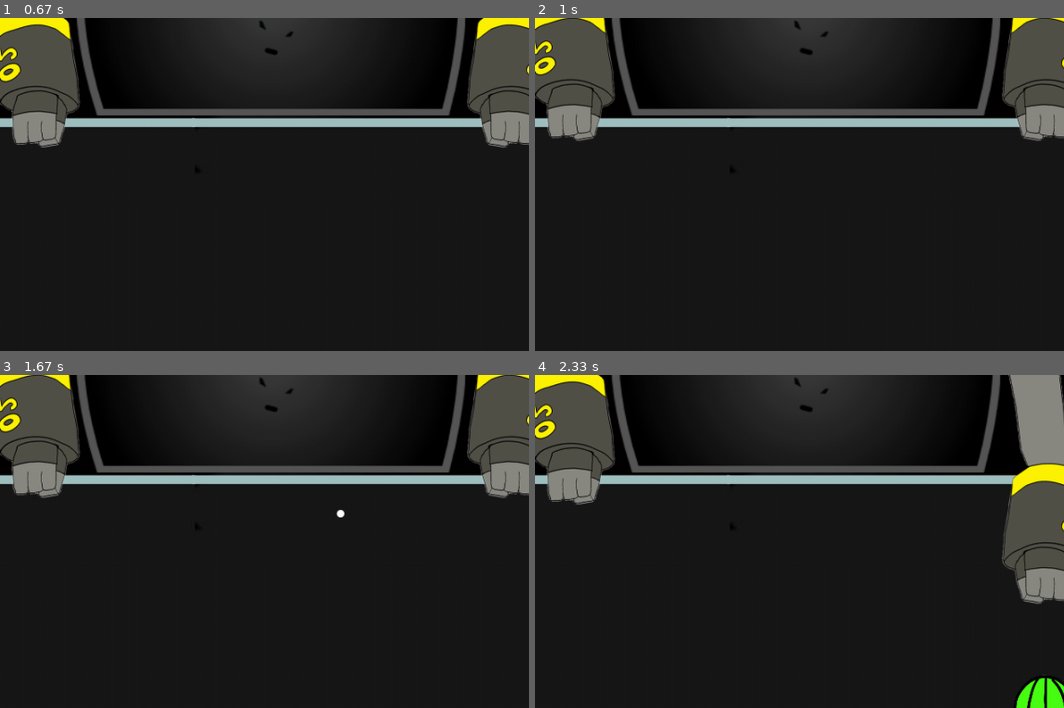
Above: before the commit, frames 1-4 (two rows, left to right).
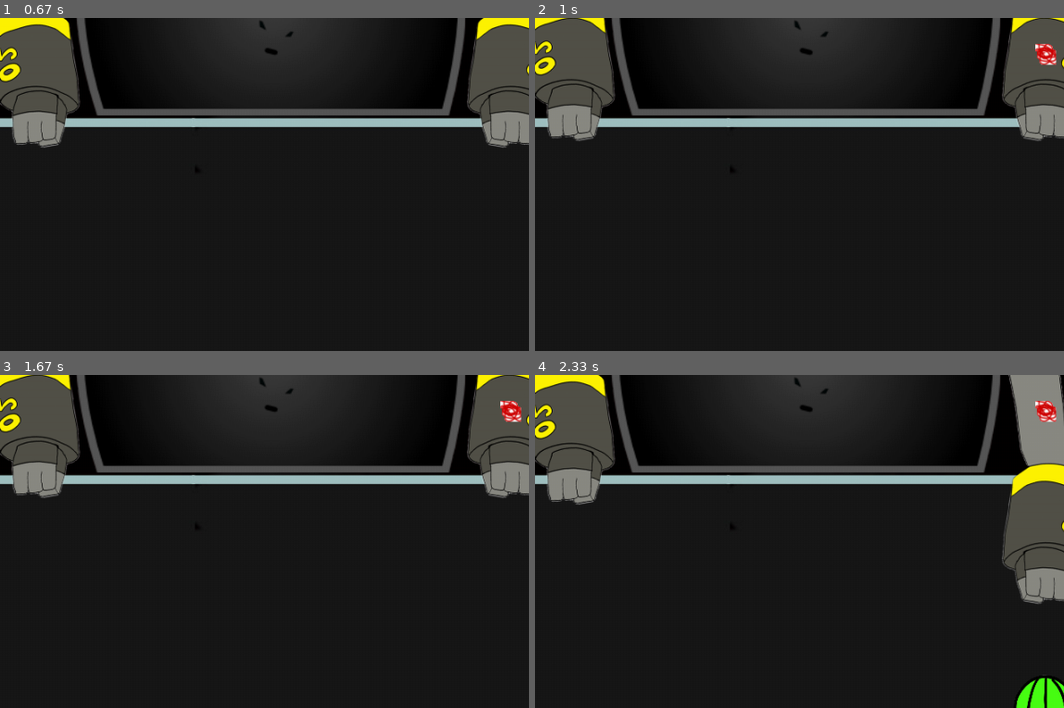
Above: after the commit, the same moments.

Repository: ss-hyun/Chilbo_pygame_pj
Game: pygame game, started from main.py
Two runs of this game, one before a commit and one after it. Both use one fixed random seed, a clock stepped at 60 frames per second and the inputs below.
Inputs (mouse positions are % of the whole screen's width and height, from its top left):
- Up to frame 1 (0.67 s): click (39, 58) at 0.38 s
- Up to frame 2 (1 s): hold Z from 0.67 s (still down); hold Right from 0.67 s (still down)
- Up to frame 3 (1.67 s): release Z at 1.13 s; release Right at 1.13 s; tap A at 1.17 s; hold Right from 1.5 s (still down); tap Z at 1.57 s
- Up to frame 4 (2.33 s): tap Z at 1.87, 2.07 s; release Right at 1.97 s; hold Up 2-2.3 s; tap Right Ctrl at 2.15 s
The pictures show only the part of the screen within x 24-74%, y 21-71%; the shares and areas given below are measured in that part.

Frame 1 is identical in both runs. In frame 2, 0.2% of the frame differs, in the area x 94-99%, y 7-15%; in frame 3, 0.3%, in the area x 63-99%, y 7-43%; in frame 4, 0.2%.

Commit message:
boss attack

Diff:
--- a/stage1.py
+++ b/stage1.py
@@ -252,12 +252,12 @@
     for event in game.event_key:
         if event.type == pygame.KEYDOWN:
             if event.key == pygame.K_z:
-                if l == 1:
-                    pass
-                if l == 2:
-                    pass
-                if l == 2:
-                    pass
+                atk = stage_template.Spherical_Attack(ch.atk_list[0][0], ch.atk_list[0][1], ch.atk_list[0][2], [ ch.pos[0]+100 , ch.pos[1]+200 ], monster_attack_move)
+                game.monster_attack.append(atk)
+                atk.save_var['d'] = l
+
+def monster_attack_move(ch, game):
+    return True
 
 
 def laser_field1_start(ch, game):
@@ -273,7 +273,8 @@
     bg_image = pygame.image.load(path + "/image/boss_stage_test.jpg")
 
     # attack info : ( image path, damage, range )
-    user_atk_info = [ [ "/image/bullet.png", 1,9 ] ]
+    user_atk_info = [ [ "/image/bullet.png", 1, 9 ] ]
+    forceps_atk_info = [ ["/image/gugu.png", 1, 10] ]
 
     # character info : (name, relative path list, function list, attack image path, attack info list, group)
     # # name : character name
@@ -286,7 +287,7 @@
 
                      ("boss_arm1", [ "/image/fist.png", "/image/fist_+1.png", "/image/fist_+2.png", "/image/fist_attack.png", "/image/fist_attack_+1.png", "/image/fist_attack_+2.png"  ], [ arm_move_fist_1, arm2_start, None, arm_trans ], None, 1),
                      ("boss_arm2", [ "/image/r_fist.png", "/image/r_fist_+1.png", "/image/r_fist_+2.png", "/image/r_fist_attack.png", "/image/r_fist_attack_+1.png", "/image/r_fist_attack_+2.png" ], [ arm_move_fist_2, arm1_start, None, arm_trans ], None, 1),
-                     ("boss_arm3", [ "/image/forceps_1.png", "/image/forceps_2.png", "/image/forceps_2.png", "/image/forceps_1.png", "/image/forceps_1.png" ], [ arm_move_forceps, arm4_start, None, arm_trans ], None, 1),
+                     ("boss_arm3", [ "/image/forceps_1.png", "/image/forceps_2.png", "/image/forceps_2.png", "/image/forceps_1.png", "/image/forceps_1.png" ], [ arm_move_forceps, arm4_start, monster_attack, arm_trans ], forceps_atk_info, 1),
                      ("boss_arm4", [ "/image/r_forceps_1.png", "/image/r_forceps_2.png", "/image/r_forceps_2.png", "/image/r_forceps_1_attack_1.png", "/image/r_forceps_1_attack_2.png" ], [ arm_move_forceps, arm3_start, None, arm_trans ], None, 1),
                      ("boss_arm5", [ "/image/saw2.png", "/image/saw2_+1.png", "/image/saw2_+2.png", "/image/saw2_+1.png","/image/saw2.png", "/image/saw2.png" ], [ arm_move_saw, arm5_start, None, arm_trans ], None, 1),
                      ("boss_arm6", [ "/image/r_saw2.png", "/image/r_saw2_+1.png", "/image/r_saw2_+2.png", "/image/r_saw2_+1.png", "/image/r_saw2.png", "/image/r_saw2.png" ], [ arm_move_saw, arm6_start, None, arm_trans ], None, 1),
--- a/stage_template.py
+++ b/stage_template.py
@@ -180,6 +180,16 @@
 
             background.blit(self.bg_image, (0, 0))
 
+            for c in self.user_list:
+                background.blit(c.image[c.curr_state], c.pos)
+                c.move(self)
+                if c.attack: c.attack(c, self)
+
+            for c in self.monster_list:
+                background.blit(c.image[c.curr_state], c.pos)
+                c.move(self)
+                if c.attack: c.attack(c, self)
+
             for a in self.user_attack[:]:
                 background.blit(a.image, a.pos)
                 if not a.move(self):
@@ -190,16 +200,6 @@
                 if not a.move(self):
                     self.monster_attack.remove(a)
 
-            for c in self.user_list:
-                background.blit(c.image[c.curr_state], c.pos)
-                c.move(self)
-                if c.attack: c.attack(c, self)
-
-            for c in self.monster_list:
-                background.blit(c.image[c.curr_state], c.pos)
-                c.move(self)
-                if c.attack: c.attack(c, self)
-
             for b in self.frame.button:
                 b.draw(background)
 
